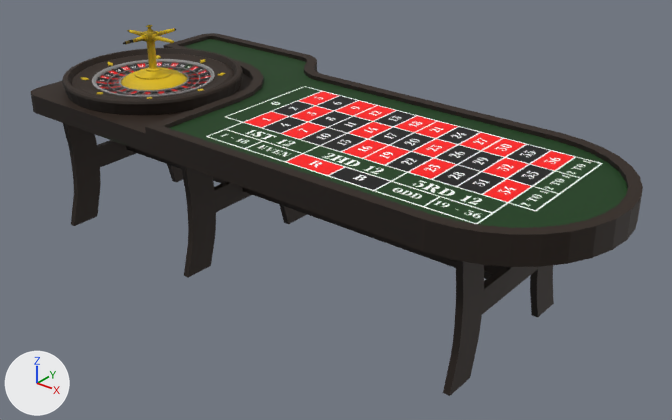
The OBJ model Assets/TableModel/ruletka.obj, before and after one commit.
Rendered twice from a camera (50 mm lens) standing at (21.21, -22.91, 17.63) and looking at (1.86, 1.28, 2.63). The lights are fixed; the arrows at lower left show +X, +Y and +Z. Where no turn or scale is listed for an object, it has been applied to the vertices.

In view in the first picture: 'Circle.000_Circle.002', 'Circle.001', 'Circle.006_Circle.000', 'Plane.001_Plane.017', 'board_Plane.063'.
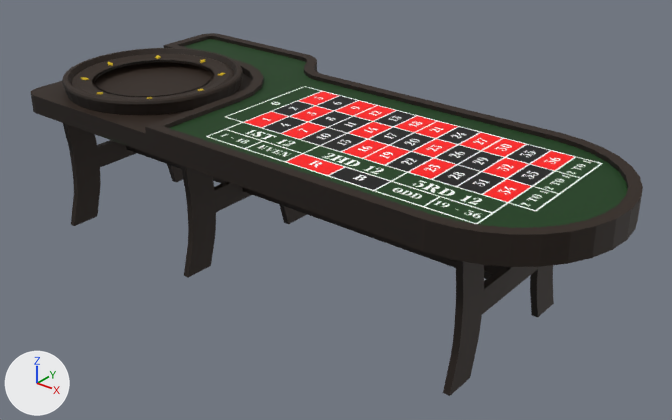
Location of each change, (x1, y1, x2, y2) in pixels of the pictures (672 x 420 px):
'Circle.000_Circle.002', deleted
    before: (92, 59, 215, 97)
'Plane.001_Plane.017', deleted (yellow)
    before: (120, 25, 187, 90)
'Circle.006_Circle.000', deleted
    before: (96, 62, 211, 94)

The edits, one by one:
Object 'Circle.000_Circle.002' (ob_circle_000_circle_002) is deleted.
Object 'Circle.006_Circle.000' (ob_circle_006_circle_000) is deleted.
Object 'Plane.001_Plane.017' (ob_plane_001_plane_017) is deleted.
